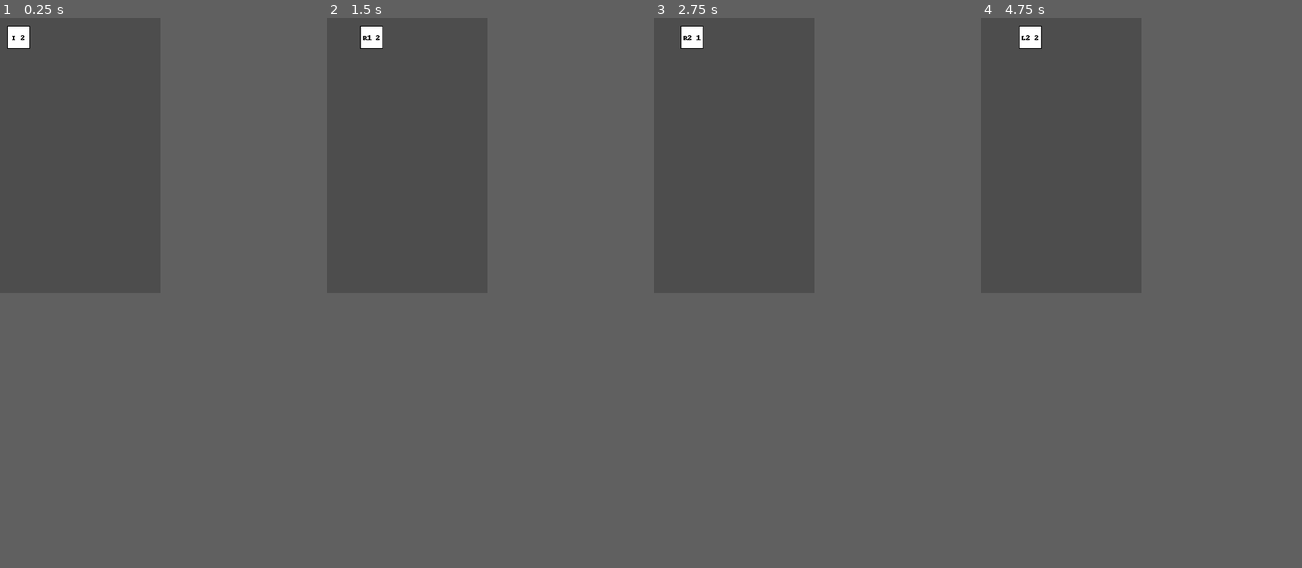
Above: before the commit, frames 1-4 (left to right).
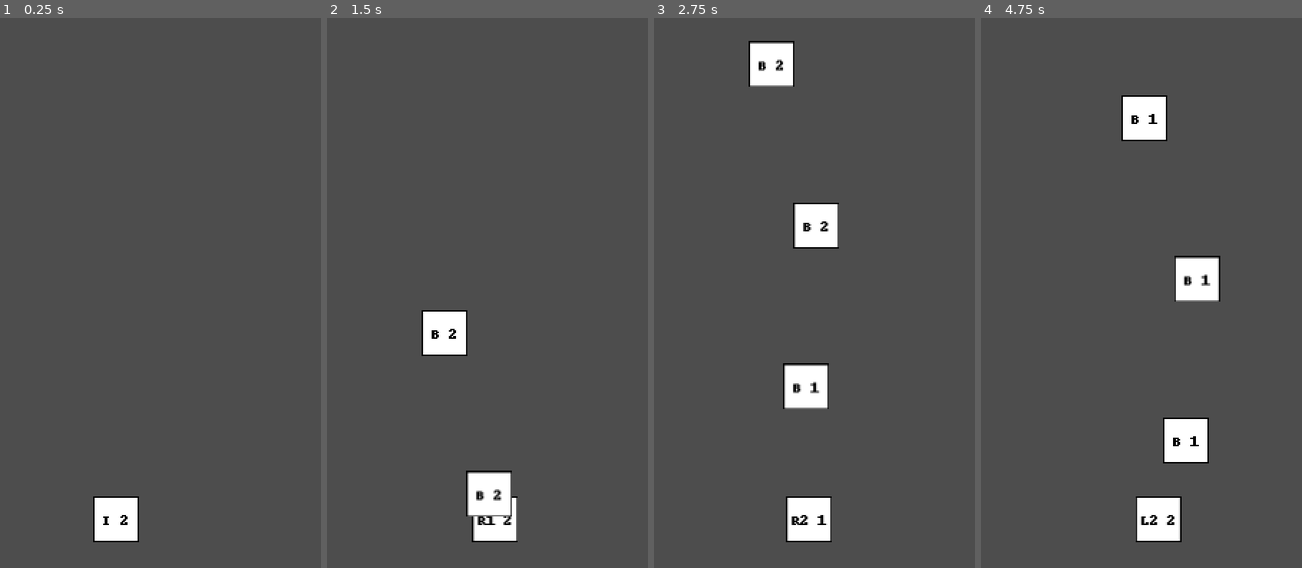
Above: after the commit, the same moments.

Repository: demestav/Open-Retro-Skies
Game: Godot game, scene res://Level.tscn
The game is run twice, just before and just after one commit, with the same random seed, the same clock (stepped at 60 frames per second) and the same inputs.
Inputs:
- Up to frame 1 (0.25 s): no input
- Up to frame 2 (1.5 s): hold Right (ui_right) 0.53-1.28 s; tap Space (action A, bound only after the commit) at 0.6, 1.35 s; hold Left (ui_left) from 1.28 s (still down)
- Up to frame 3 (2.75 s): release Left (ui_left) at 2.03 s; hold Right (ui_right) from 2.03 s (still down); tap Space (action A, bound only after the commit) at 2.1 s
- Up to frame 4 (4.75 s): tap Space (action A, bound only after the commit) at 2.85, 3.6, 4.35 s; release Right (ui_right) at 3.53 s; hold Left (ui_left) from 3.53 s (still down)
In our replay, the window is 224x384 before the commit and 448x768 after it. These sizes can differ from the game's own. Grey fills any space a smaller window leaves; there, only what the larger window draws over its background counts as a difference.

The runs differ from the first frame. In frame 1, 1.5% of the frame differs, in the area x 2-44%, y 1-96%; in frame 2, 3.3%; in frame 3, 4.9%; in frame 4, 5.1%, in the area x 11-75%, y 1-96%.

Commit message:
Added projectile and action

Diff:
--- a/src/Level.tscn
+++ b/src/Level.tscn
@@ -5,4 +5,4 @@
 [node name="Level" type="Node2D"]
 
 [node name="Airplane" parent="." instance=ExtResource("1_qxlbk")]
-position = Vector2(26, 27)
+position = Vector2(81, 350)
--- /dev/null
+++ b/src/bullet/bullet.gd
@@ -0,0 +1,13 @@
+extends Area2D
+
+@onready var speed = 150
+
+func _ready():
+	$AnimatedSprite2D.play()
+
+func _process(delta):
+	position.y = position.y - speed*delta
+
+func _on_body_entered(body):
+	print("HIT")
+	print(body)
--- /dev/null
+++ b/src/bullet/bullet.tscn
@@ -0,0 +1,38 @@
+[gd_scene load_steps=7 format=3 uid="uid://i7v7h6anl1ff"]
+
+[ext_resource type="Texture2D" uid="uid://djtg3vg7sfmoh" path="res://bullet/sprite/bullet.png" id="1_hwfg5"]
+[ext_resource type="Script" path="res://bullet/bullet.gd" id="1_wenqy"]
+
+[sub_resource type="AtlasTexture" id="AtlasTexture_otu2g"]
+atlas = ExtResource("1_hwfg5")
+region = Rect2(0, 0, 32, 32)
+
+[sub_resource type="AtlasTexture" id="AtlasTexture_12jsg"]
+atlas = ExtResource("1_hwfg5")
+region = Rect2(32, 0, 32, 32)
+
+[sub_resource type="SpriteFrames" id="SpriteFrames_vb44p"]
+resource_local_to_scene = true
+animations = [{
+"frames": [SubResource("AtlasTexture_otu2g"), SubResource("AtlasTexture_12jsg")],
+"loop": true,
+"name": &"default",
+"speed": 5.0
+}]
+
+[sub_resource type="RectangleShape2D" id="RectangleShape2D_t4lcr"]
+size = Vector2(30, 30)
+
+[node name="bullet" type="Area2D"]
+collision_layer = 4
+collision_mask = 0
+script = ExtResource("1_wenqy")
+
+[node name="AnimatedSprite2D" type="AnimatedSprite2D" parent="."]
+frames = SubResource("SpriteFrames_vb44p")
+frame = 1
+
+[node name="CollisionShape2D" type="CollisionShape2D" parent="."]
+shape = SubResource("RectangleShape2D_t4lcr")
+
+[connection signal="body_entered" from="." to="." method="_on_body_entered"]
--- a/src/player/player.gd
+++ b/src/player/player.gd
@@ -1,5 +1,6 @@
 extends CharacterBody2D
 @onready var animation_player = $AnimationPlayer
+const BULLET = preload("res://bullet/bullet.tscn")
 
 enum State {
 	IDLE,
@@ -7,7 +8,6 @@
 	ROLL_RIGHT_2,
 	ROLL_LEFT_1,
 	ROLL_LEFT_2,
-	LOOP
 }
 
 var state = State.IDLE
@@ -21,6 +21,10 @@
 
 # Called every frame. 'delta' is the elapsed time since the previous frame.
 func _process(delta):
+	# Events
+	process_events()
+
+	# Movement
 	state_logic()
 	state_transition()
 	move_and_slide()
@@ -37,8 +41,6 @@
 			velocity.x = lerpf(velocity.x, -30, 0.5)
 		State.ROLL_LEFT_2:
 			velocity.x = lerpf(velocity.x, -50, 0.7)
-		State.LOOP:
-			pass
 
 func state_transition():
 	match state:
@@ -65,8 +67,6 @@
 		State.ROLL_LEFT_2:
 			if not Input.is_action_pressed("ui_left"):
 				switch_state(State.ROLL_LEFT_1)
-		State.LOOP:
-			pass
 
 func switch_state(to_state):
 	from_state = state
@@ -91,5 +91,12 @@
 				animation_player.play_backwards("Left Roll 1")
 		State.ROLL_LEFT_2:
 			animation_player.play("Left Roll 2")
-		State.LOOP:
-			pass
+
+func fire_bullet():
+	var bul = BULLET.instantiate()
+	bul.position = position
+	get_parent().add_child(bul)
+
+func process_events():
+	if Input.is_action_just_pressed("action A"):
+		fire_bullet()
--- a/src/player/player.tscn
+++ b/src/player/player.tscn
@@ -18,6 +18,56 @@
 "transitions": PackedFloat32Array(1, 1),
 "update": 1,
 "values": [0, 1]
+}
+
+[sub_resource type="Animation" id="Animation_x2yv2"]
+resource_name = "Left Roll 1"
+length = 0.3
+step = 0.15
+tracks/0/type = "value"
+tracks/0/imported = false
+tracks/0/enabled = true
+tracks/0/path = NodePath("Sprite:frame")
+tracks/0/interp = 1
+tracks/0/loop_wrap = true
+tracks/0/keys = {
+"times": PackedFloat32Array(0, 0.15),
+"transitions": PackedFloat32Array(1, 1),
+"update": 0,
+"values": [6, 7]
+}
+
+[sub_resource type="Animation" id="Animation_axpvm"]
+resource_name = "Left Roll 2"
+length = 0.3
+loop_mode = 1
+step = 0.15
+tracks/0/type = "value"
+tracks/0/imported = false
+tracks/0/enabled = true
+tracks/0/path = NodePath("Sprite:frame")
+tracks/0/interp = 1
+tracks/0/loop_wrap = true
+tracks/0/keys = {
+"times": PackedFloat32Array(0, 0.15),
+"transitions": PackedFloat32Array(1, 1),
+"update": 1,
+"values": [8, 9]
+}
+
+[sub_resource type="Animation" id="Animation_hrhkd"]
+length = 0.001
+tracks/0/type = "value"
+tracks/0/imported = false
+tracks/0/enabled = true
+tracks/0/path = NodePath("Sprite:frame")
+tracks/0/interp = 1
+tracks/0/loop_wrap = true
+tracks/0/keys = {
+"times": PackedFloat32Array(0),
+"transitions": PackedFloat32Array(1),
+"update": 1,
+"values": [6]
 }
 
 [sub_resource type="Animation" id="Animation_tcdx7"]
@@ -55,56 +105,6 @@
 "values": [4, 5]
 }
 
-[sub_resource type="Animation" id="Animation_x2yv2"]
-resource_name = "Left Roll 1"
-length = 0.3
-step = 0.15
-tracks/0/type = "value"
-tracks/0/imported = false
-tracks/0/enabled = true
-tracks/0/path = NodePath("Sprite:frame")
-tracks/0/interp = 1
-tracks/0/loop_wrap = true
-tracks/0/keys = {
-"times": PackedFloat32Array(0, 0.15),
-"transitions": PackedFloat32Array(1, 1),
-"update": 0,
-"values": [6, 7]
-}
-
-[sub_resource type="Animation" id="Animation_hrhkd"]
-length = 0.001
-tracks/0/type = "value"
-tracks/0/imported = false
-tracks/0/enabled = true
-tracks/0/path = NodePath("Sprite:frame")
-tracks/0/interp = 1
-tracks/0/loop_wrap = true
-tracks/0/keys = {
-"times": PackedFloat32Array(0),
-"transitions": PackedFloat32Array(1),
-"update": 1,
-"values": [6]
-}
-
-[sub_resource type="Animation" id="Animation_axpvm"]
-resource_name = "Left Roll 2"
-length = 0.3
-loop_mode = 1
-step = 0.15
-tracks/0/type = "value"
-tracks/0/imported = false
-tracks/0/enabled = true
-tracks/0/path = NodePath("Sprite:frame")
-tracks/0/interp = 1
-tracks/0/loop_wrap = true
-tracks/0/keys = {
-"times": PackedFloat32Array(0, 0.15),
-"transitions": PackedFloat32Array(1, 1),
-"update": 1,
-"values": [8, 9]
-}
-
 [sub_resource type="AnimationLibrary" id="AnimationLibrary_d5n31"]
 _data = {
 "Idle": SubResource("Animation_ftyxt"),
@@ -114,6 +114,9 @@
 "Right Roll 1": SubResource("Animation_tcdx7"),
 "Right Roll 2": SubResource("Animation_xnuda")
 }
+
+[sub_resource type="RectangleShape2D" id="RectangleShape2D_folur"]
+size = Vector2(30, 30)
 
 [node name="player" type="CharacterBody2D"]
 script = ExtResource("1_6da44")
@@ -128,3 +131,6 @@
 hframes = 2
 vframes = 6
 frame = 6
+
+[node name="CollisionShape2D" type="CollisionShape2D" parent="."]
+shape = SubResource("RectangleShape2D_folur")
--- a/src/project.godot
+++ b/src/project.godot
@@ -18,5 +18,14 @@
 
 window/size/viewport_width=224
 window/size/viewport_height=384
-window/size/resizable=false
 window/handheld/orientation=1
+window/stretch/mode="viewport"
+
+[input]
+
+"action A"={
+"deadzone": 0.5,
+"events": [Object(InputEventKey,"resource_local_to_scene":false,"resource_name":"","device":0,"window_id":0,"alt_pressed":false,"shift_pressed":false,"ctrl_pressed":false,"meta_pressed":false,"pressed":false,"keycode":0,"physical_keycode":32,"unicode":0,"echo":false,"script":null)
+, Object(InputEventJoypadButton,"resource_local_to_scene":false,"resource_name":"","device":-1,"button_index":0,"pressure":0.0,"pressed":false,"script":null)
+]
+}
Binary file added: src/bullet/sprite/bullet.png
Not shown, added: src/bullet/sprite/bullet.png.import
Not shown, added: src/bullet/sprite/output.png.import
Not shown: 1 places in src/player/player.tscn that only renumber resources
